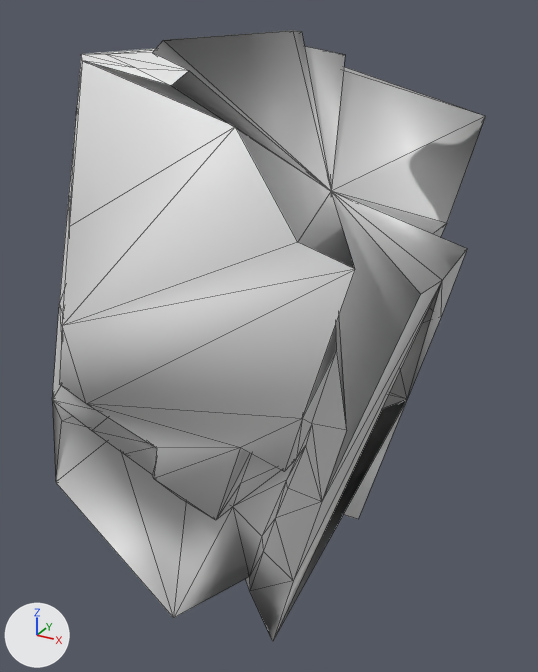
The OBJ model src/main/resources/assets/kn8/meshes/kafka/arm_left.obj, before and after one commit.
Rendered twice from a 50 mm lens placed at (-0.075, -0.372, 1.414), pointed at (-0.277, -0.005, 1.231). Every picture has the same lights, and +X, +Y and +Z are marked at lower left. The picture after the commit comes second. Mesh edges are drawn as thin lines. Where no turn or scale is listed for an object, it has been applied to the vertices. Vertices at exactly the same position are counted once.

The first picture shows 'arm_left'.
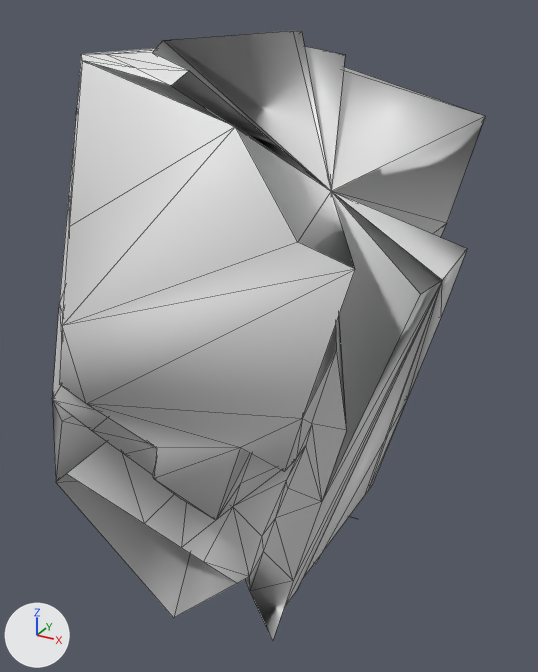
Location of each change, [x1, y1, x2, y2] in pixels of the pictures (538 x 672 px):
part 1 of me_arm_left, reshaped: before [56, 193, 442, 640]; after [56, 193, 442, 618]

The change, as a diff of the scene's bpy script:
```diff
--- a/src/main/resources/assets/kn8/meshes/kafka/arm_left.obj.py
+++ b/src/main/resources/assets/kn8/meshes/kafka/arm_left.obj.py
@@ me_arm_left @@
 # used by ob_arm_left; location = (0.0, 0.0, 0.0)
-me_arm_left.from_pydata(...)  # 128 vertices, 251 faces; spans x -0.399..-0.178, y -0.102..0.079, z 1.057..1.403
+me_arm_left.from_pydata(...)  # 152 vertices, 272 faces; spans x -0.399..-0.178, y -0.102..0.079, z 1.057..1.403
+# me_arm_left part 1
+# 13 faces are deleted
+# 24 vertices are added at x -0.389..-0.227, y -0.084..0.059, z 1.098..1.147
+# 34 new faces join them
```
